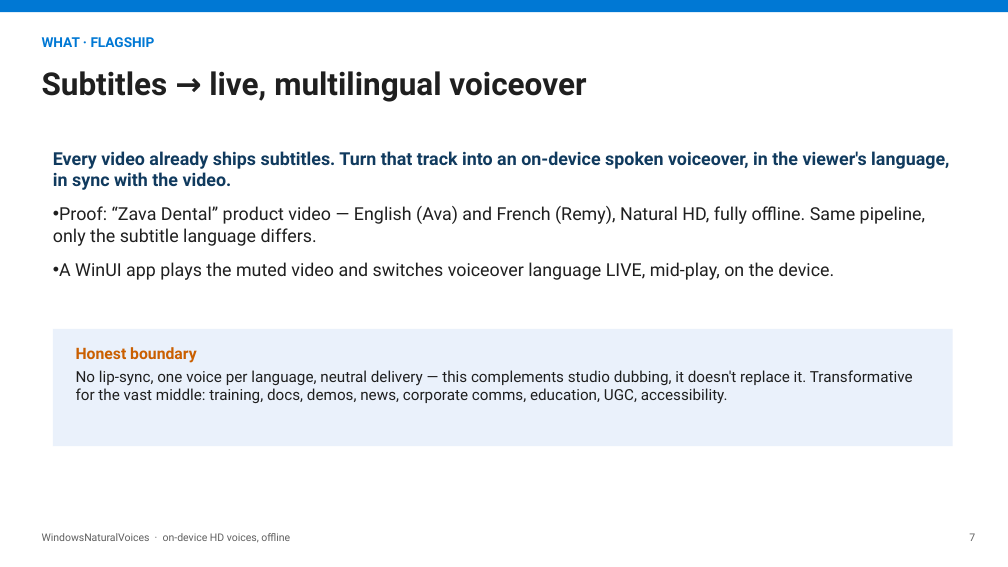
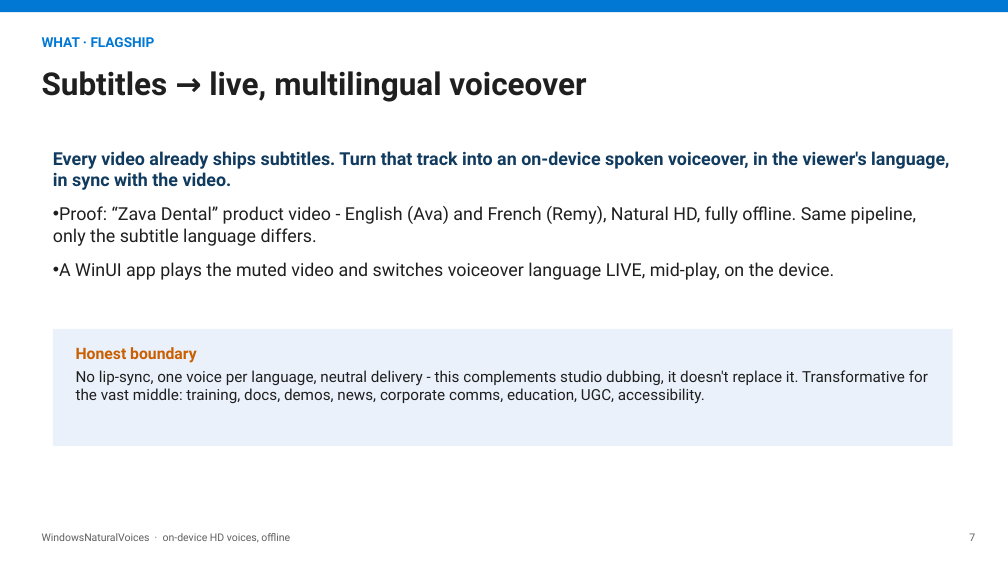
Before and after one commit to aclinick/claros, a slide deck: slide 7 of docs/pitch/live-voiceover.pptx. Drawn at 1008x567 pixels with LibreOffice and Linux fonts; fonts in the diff are those of the drawing. Boxes give left, top, right and bottom in pixels: in the first picture for what was removed or moved away, otherwise in the second. Text is boxed around its words. In the diff, an @@ line names an element or a change of style, - is before the commit and + after.

```diff
--- a/docs/pitch/live-voiceover.pptx
+++ b/docs/pitch/live-voiceover.pptx
@@ text at (53,206,916,246): text changed @@
-• Proof: “Zava Dental” product video — English (Ava) and French (Remy), Natural HD, fully offline. Same pipeline, only the subtitle language differs.
+• Proof: “Zava Dental” product video - English (Ava) and French (Remy), Natural HD, fully offline. Same pipeline, only the subtitle language differs.
@@ text at (76,370,928,404): text changed @@
-No lip-sync, one voice per language, neutral delivery — this complements studio dubbing, it doesn't replace it. Transformative for the vast middle: training, docs, demos, news, corporate comms, education, UGC, accessibility.
+No lip-sync, one voice per language, neutral delivery - this complements studio dubbing, it doesn't replace it. Transformative for the vast middle: training, docs, demos, news, corporate comms, education, UGC, accessibility.
```
Also in this commit, not shown: 13 other slides changed, 10 other files.
